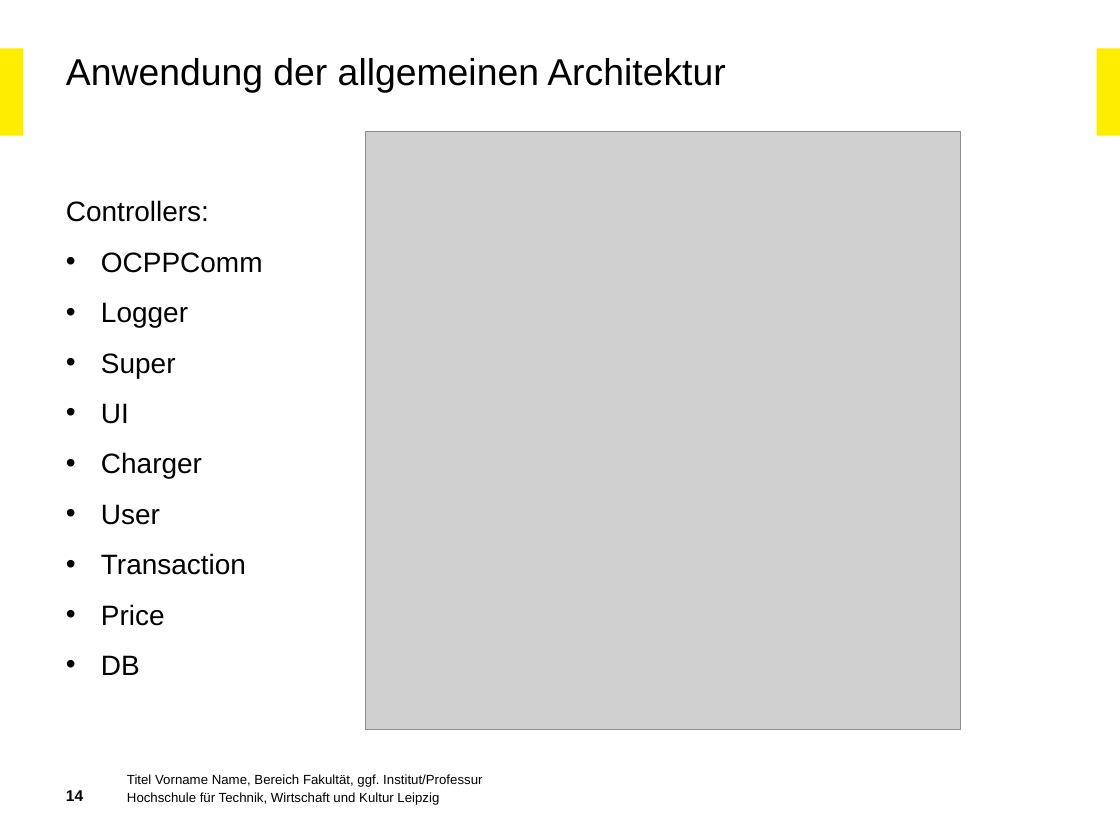
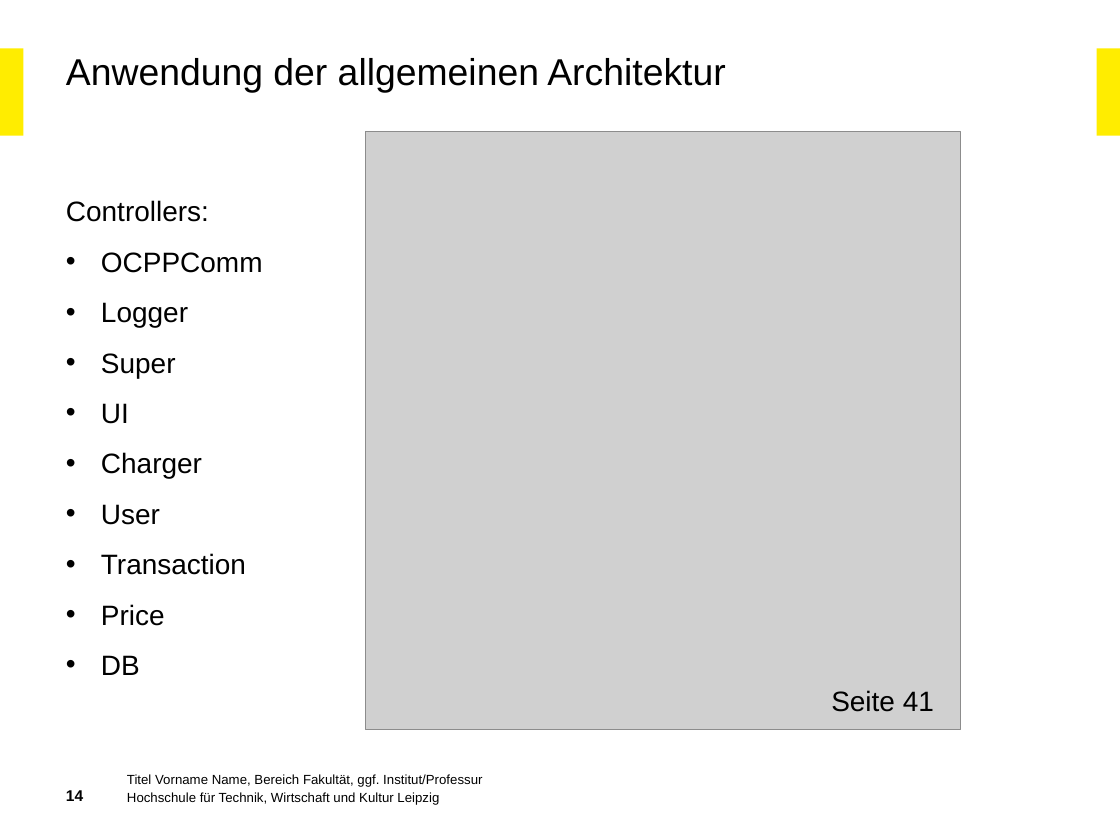
Before and after one commit to IvanAgibalov97/Praxisbericht, a slide deck: slide 14 of Architektur eines OCPP-Servers.pptx. Drawn at 1120x840 pixels with LibreOffice and Linux fonts; fonts in the diff are those of the drawing; grey boxes stand for pictures; background and template pictures are left out. Boxes give left, top, right and bottom in pixels: in the first picture for what was removed or moved away, otherwise in the second. Text is boxed around its words. In the diff, an @@ line names an element or a change of style, - is before the commit and + after.

```diff
--- a/Architektur eines OCPP-Servers.pptx
+++ b/Architektur eines OCPP-Servers.pptx
@@ text added at <box>831,690,934,712</box>, 18 pt, text #000000 @@
+Seite 41
```
Also in this commit, not shown: 15 other slides changed, 2 slides added, 1 slide removed.
